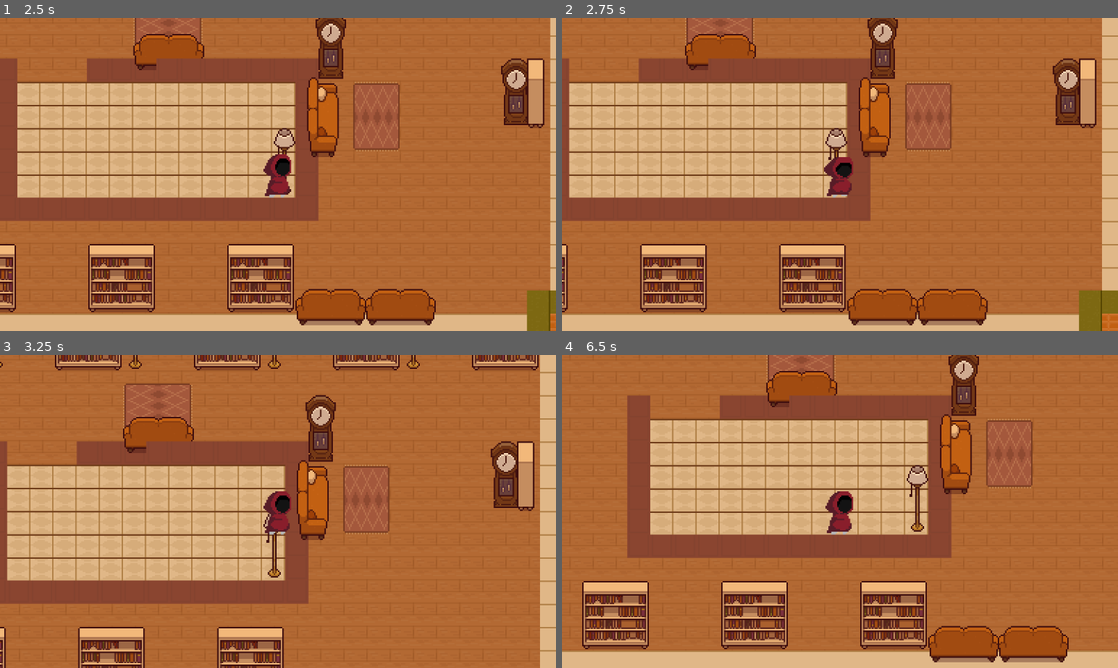
Above: before the commit, frames 1-4 (two rows, left to right).
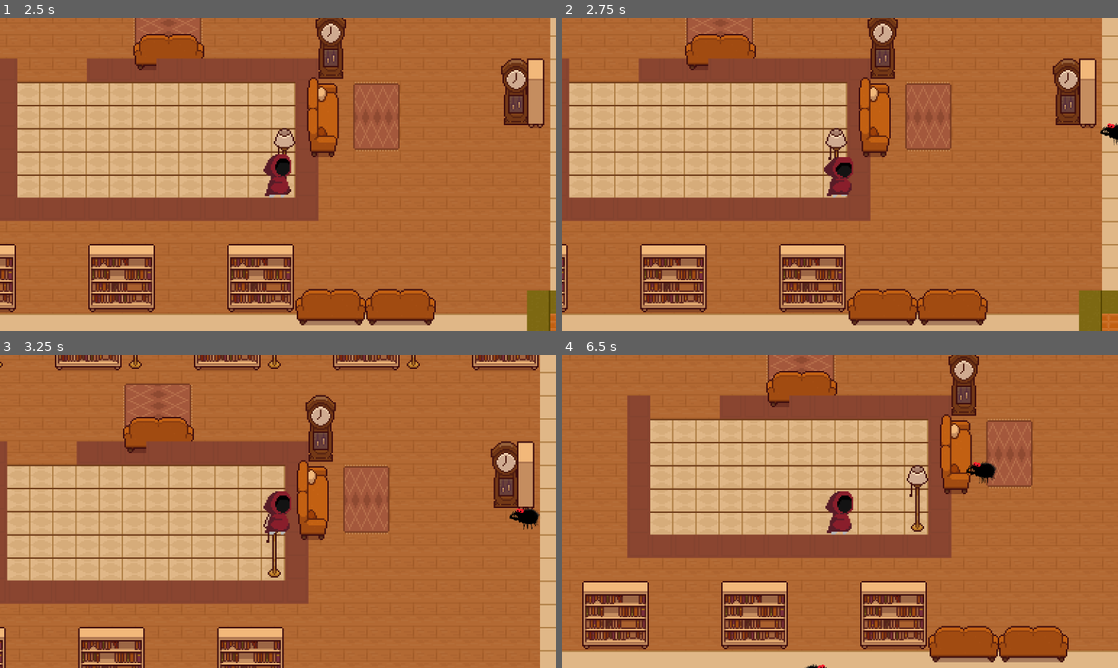
Above: after the commit, the same moments.

Repository: CarenNI/porao-das-aranhas
Game: Godot game, scene res://scenes/porao.tscn
Two runs of this game, one before a commit and one after it. Both use one fixed random seed, a clock stepped at 60 frames per second and the inputs below.
Inputs:
- Up to frame 1 (2.5 s): tap Enter at 0.5 s; hold Right (right) 0.53-1.28 s; hold Down (down) 1.28-2.03 s; hold Right (right) from 2.03 s (still down)
- Up to frame 2 (2.75 s): keep holding Right (right)
- Up to frame 3 (3.25 s): release Right (right) at 2.78 s; hold W (up) from 2.78 s (still down)
- Up to frame 4 (6.5 s): release W (up) at 3.53 s; hold Left (left) 3.53-5.03 s; hold Down (down) 5.03-5.78 s; hold Right (right) from 5.78 s (still down)

Frame 1 is identical in both runs. In frame 2, 0.1% of the frame differs, in the area x 96-100%, y 33-41%; in frame 3, 0.2%; in frame 4, 0.3%, in the area x 43-79%, y 34-100%.

Commit message:
aula-09: horda de aranhas

Diff:
--- /dev/null
+++ b/entities/inimigo.tscn
@@ -0,0 +1,241 @@
+[gd_scene format=3 uid="uid://cgeup2sykslsy"]
+
+[ext_resource type="Script" uid="uid://byptxmlubyae1" path="res://scripts/inimigo.gd" id="1_dc5j5"]
+[ext_resource type="Texture2D" uid="uid://b0fn53opq64gr" path="res://sprites/aranha.png" id="2_k3jr6"]
+
+[sub_resource type="AtlasTexture" id="AtlasTexture_xex7k"]
+atlas = ExtResource("2_k3jr6")
+region = Rect2(0, 0, 582, 394)
+
+[sub_resource type="AtlasTexture" id="AtlasTexture_h8vxb"]
+atlas = ExtResource("2_k3jr6")
+region = Rect2(582, 0, 582, 394)
+
+[sub_resource type="AtlasTexture" id="AtlasTexture_qsp1r"]
+atlas = ExtResource("2_k3jr6")
+region = Rect2(1164, 0, 582, 394)
+
+[sub_resource type="AtlasTexture" id="AtlasTexture_dg2rv"]
+atlas = ExtResource("2_k3jr6")
+region = Rect2(1746, 0, 582, 394)
+
+[sub_resource type="AtlasTexture" id="AtlasTexture_b30fx"]
+atlas = ExtResource("2_k3jr6")
+region = Rect2(2328, 0, 582, 394)
+
+[sub_resource type="AtlasTexture" id="AtlasTexture_xgb3y"]
+atlas = ExtResource("2_k3jr6")
+region = Rect2(0, 394, 582, 394)
+
+[sub_resource type="AtlasTexture" id="AtlasTexture_ak3ui"]
+atlas = ExtResource("2_k3jr6")
+region = Rect2(582, 394, 582, 394)
+
+[sub_resource type="AtlasTexture" id="AtlasTexture_oodrc"]
+atlas = ExtResource("2_k3jr6")
+region = Rect2(1164, 394, 582, 394)
+
+[sub_resource type="AtlasTexture" id="AtlasTexture_02nop"]
+atlas = ExtResource("2_k3jr6")
+region = Rect2(1746, 394, 582, 394)
+
+[sub_resource type="AtlasTexture" id="AtlasTexture_5431f"]
+atlas = ExtResource("2_k3jr6")
+region = Rect2(2328, 394, 582, 394)
+
+[sub_resource type="AtlasTexture" id="AtlasTexture_bf81h"]
+atlas = ExtResource("2_k3jr6")
+region = Rect2(0, 788, 582, 394)
+
+[sub_resource type="AtlasTexture" id="AtlasTexture_tn32x"]
+atlas = ExtResource("2_k3jr6")
+region = Rect2(582, 788, 582, 394)
+
+[sub_resource type="AtlasTexture" id="AtlasTexture_648ud"]
+atlas = ExtResource("2_k3jr6")
+region = Rect2(1164, 788, 582, 394)
+
+[sub_resource type="AtlasTexture" id="AtlasTexture_hjjr1"]
+atlas = ExtResource("2_k3jr6")
+region = Rect2(1746, 788, 582, 394)
+
+[sub_resource type="AtlasTexture" id="AtlasTexture_0tlu5"]
+atlas = ExtResource("2_k3jr6")
+region = Rect2(2328, 788, 582, 394)
+
+[sub_resource type="AtlasTexture" id="AtlasTexture_3wd4s"]
+atlas = ExtResource("2_k3jr6")
+region = Rect2(0, 1182, 582, 394)
+
+[sub_resource type="AtlasTexture" id="AtlasTexture_q7h7v"]
+atlas = ExtResource("2_k3jr6")
+region = Rect2(582, 1182, 582, 394)
+
+[sub_resource type="AtlasTexture" id="AtlasTexture_na0ft"]
+atlas = ExtResource("2_k3jr6")
+region = Rect2(1164, 1182, 582, 394)
+
+[sub_resource type="AtlasTexture" id="AtlasTexture_0dmug"]
+atlas = ExtResource("2_k3jr6")
+region = Rect2(1746, 1182, 582, 394)
+
+[sub_resource type="AtlasTexture" id="AtlasTexture_q54c4"]
+atlas = ExtResource("2_k3jr6")
+region = Rect2(2328, 1182, 582, 394)
+
+[sub_resource type="AtlasTexture" id="AtlasTexture_5kbmx"]
+atlas = ExtResource("2_k3jr6")
+region = Rect2(0, 1576, 582, 394)
+
+[sub_resource type="AtlasTexture" id="AtlasTexture_bn0qm"]
+atlas = ExtResource("2_k3jr6")
+region = Rect2(582, 1576, 582, 394)
+
+[sub_resource type="AtlasTexture" id="AtlasTexture_0f11w"]
+atlas = ExtResource("2_k3jr6")
+region = Rect2(1164, 1576, 582, 394)
+
+[sub_resource type="AtlasTexture" id="AtlasTexture_2hrdl"]
+atlas = ExtResource("2_k3jr6")
+region = Rect2(1746, 1576, 582, 394)
+
+[sub_resource type="AtlasTexture" id="AtlasTexture_rcnmo"]
+atlas = ExtResource("2_k3jr6")
+region = Rect2(2328, 1576, 582, 394)
+
+[sub_resource type="AtlasTexture" id="AtlasTexture_4aeik"]
+atlas = ExtResource("2_k3jr6")
+region = Rect2(0, 1970, 582, 394)
+
+[sub_resource type="AtlasTexture" id="AtlasTexture_gjymg"]
+atlas = ExtResource("2_k3jr6")
+region = Rect2(582, 1970, 582, 394)
+
+[sub_resource type="AtlasTexture" id="AtlasTexture_bimcu"]
+atlas = ExtResource("2_k3jr6")
+region = Rect2(1164, 1970, 582, 394)
+
+[sub_resource type="AtlasTexture" id="AtlasTexture_yaojv"]
+atlas = ExtResource("2_k3jr6")
+region = Rect2(1746, 1970, 582, 394)
+
+[sub_resource type="AtlasTexture" id="AtlasTexture_fhdy4"]
+atlas = ExtResource("2_k3jr6")
+region = Rect2(2328, 1970, 582, 394)
+
+[sub_resource type="SpriteFrames" id="SpriteFrames_wo4a7"]
+animations = [{
+"frames": [{
+"duration": 1.0,
+"texture": SubResource("AtlasTexture_xex7k")
+}, {
+"duration": 1.0,
+"texture": SubResource("AtlasTexture_h8vxb")
+}, {
+"duration": 1.0,
+"texture": SubResource("AtlasTexture_qsp1r")
+}, {
+"duration": 1.0,
+"texture": SubResource("AtlasTexture_dg2rv")
+}, {
+"duration": 1.0,
+"texture": SubResource("AtlasTexture_b30fx")
+}, {
+"duration": 1.0,
+"texture": SubResource("AtlasTexture_xgb3y")
+}, {
+"duration": 1.0,
+"texture": SubResource("AtlasTexture_ak3ui")
+}, {
+"duration": 1.0,
+"texture": SubResource("AtlasTexture_oodrc")
+}, {
+"duration": 1.0,
+"texture": SubResource("AtlasTexture_02nop")
+}, {
+"duration": 1.0,
+"texture": SubResource("AtlasTexture_5431f")
+}, {
+"duration": 1.0,
+"texture": SubResource("AtlasTexture_bf81h")
+}, {
+"duration": 1.0,
+"texture": SubResource("AtlasTexture_tn32x")
+}, {
+"duration": 1.0,
+"texture": SubResource("AtlasTexture_648ud")
+}, {
+"duration": 1.0,
+"texture": SubResource("AtlasTexture_hjjr1")
+}, {
+"duration": 1.0,
+"texture": SubResource("AtlasTexture_0tlu5")
+}, {
+"duration": 1.0,
+"texture": SubResource("AtlasTexture_3wd4s")
+}, {
+"duration": 1.0,
+"texture": SubResource("AtlasTexture_q7h7v")
+}, {
+"duration": 1.0,
+"texture": SubResource("AtlasTexture_na0ft")
+}, {
+"duration": 1.0,
+"texture": SubResource("AtlasTexture_0dmug")
+}, {
+"duration": 1.0,
+"texture": SubResource("AtlasTexture_q54c4")
+}, {
+"duration": 1.0,
+"texture": SubResource("AtlasTexture_5kbmx")
+}, {
+"duration": 1.0,
+"texture": SubResource("AtlasTexture_bn0qm")
+}, {
+"duration": 1.0,
+"texture": SubResource("AtlasTexture_0f11w")
+}, {
+"duration": 1.0,
+"texture": SubResource("AtlasTexture_2hrdl")
+}, {
+"duration": 1.0,
+"texture": SubResource("AtlasTexture_rcnmo")
+}, {
+"duration": 1.0,
+"texture": SubResource("AtlasTexture_4aeik")
+}, {
+"duration": 1.0,
+"texture": SubResource("AtlasTexture_gjymg")
+}, {
+"duration": 1.0,
+"texture": SubResource("AtlasTexture_bimcu")
+}, {
+"duration": 1.0,
+"texture": SubResource("AtlasTexture_yaojv")
+}, {
+"duration": 1.0,
+"texture": SubResource("AtlasTexture_fhdy4")
+}],
+"loop": 1,
+"name": &"default",
+"speed": 20.0
+}]
+
+[sub_resource type="RectangleShape2D" id="RectangleShape2D_wo4a7"]
+size = Vector2(10, 6)
+
+[node name="Inimigo" type="CharacterBody2D" unique_id=268713974 groups=["inimigo"]]
+collision_layer = 4
+collision_mask = 5
+motion_mode = 1
+script = ExtResource("1_dc5j5")
+
+[node name="AnimatedSprite2D" type="AnimatedSprite2D" parent="." unique_id=432321606]
+z_index = 1
+scale = Vector2(0.04, 0.04)
+sprite_frames = SubResource("SpriteFrames_wo4a7")
+autoplay = "default"
+
+[node name="CollisionShape2D" type="CollisionShape2D" parent="." unique_id=465047391]
+position = Vector2(-0.3, 4.3)
+shape = SubResource("RectangleShape2D_wo4a7")
--- a/entities/jogador.tscn
+++ b/entities/jogador.tscn
@@ -111,7 +111,8 @@
 [sub_resource type="RectangleShape2D" id="RectangleShape2D_wo4a7"]
 size = Vector2(10, 6)
 
-[node name="Jogador" type="CharacterBody2D" unique_id=1339095115]
+[node name="Jogador" type="CharacterBody2D" unique_id=1339095115 groups=["player"]]
+collision_layer = 2
 motion_mode = 1
 script = ExtResource("1_mi7s2")
 
--- a/project.godot
+++ b/project.godot
@@ -48,6 +48,12 @@
 ]
 }
 
+[layer_names]
+
+2d_physics/layer_1="mundo"
+2d_physics/layer_2="jogador"
+2d_physics/layer_3="inimigo"
+
 [physics]
 
 3d/physics_engine="Jolt Physics"
--- a/scenes/porao.tscn
+++ b/scenes/porao.tscn
@@ -1,9 +1,13 @@
 [gd_scene format=4 uid="uid://pfie7a65ctcm"]
 
 [ext_resource type="TileSet" uid="uid://cjv37r2ggyk7s" path="res://tiles/porao.tres" id="1_3sq85"]
+[ext_resource type="Script" uid="uid://rcxd175mt5sf" path="res://scripts/porao.gd" id="1_5nh10"]
 [ext_resource type="PackedScene" uid="uid://dgubofuviyd26" path="res://entities/jogador.tscn" id="2_iebd6"]
+[ext_resource type="PackedScene" uid="uid://cgeup2sykslsy" path="res://entities/inimigo.tscn" id="3_5nh10"]
 
 [node name="Porao" type="Node2D" unique_id=2128207612]
+script = ExtResource("1_5nh10")
+cena_inimigo = ExtResource("3_5nh10")
 metadata/_edit_horizontal_guides_ = [7865.0]
 
 [node name="chao" type="TileMapLayer" parent="." unique_id=2026408858]
@@ -16,3 +20,23 @@
 
 [node name="Jogador" parent="." unique_id=1339095115 instance=ExtResource("2_iebd6")]
 position = Vector2(320, 192)
+
+[node name="Nascedouros" type="Node2D" parent="." unique_id=1187802944]
+
+[node name="Esquerda" type="Marker2D" parent="Nascedouros" unique_id=1320169061]
+position = Vector2(20, 192)
+
+[node name="Direita" type="Marker2D" parent="Nascedouros" unique_id=1445415740]
+position = Vector2(630, 192)
+
+[node name="Cima" type="Marker2D" parent="Nascedouros" unique_id=1417290340]
+position = Vector2(330, 30)
+
+[node name="Baixo" type="Marker2D" parent="Nascedouros" unique_id=1314697775]
+position = Vector2(340, 360)
+
+[node name="Horda" type="Timer" parent="." unique_id=775200258]
+wait_time = 2.0
+autostart = true
+
+[connection signal="timeout" from="Horda" to="." method="_on_horda_timeout"]
--- /dev/null
+++ b/scripts/inimigo.gd
@@ -0,0 +1,18 @@
+# Baseado no roteiro da Aula 09; flip_h adicionado com ajuda de IA (Claude)
+extends CharacterBody2D
+
+@export var velocidade: float = 40.0
+
+@onready var anim: AnimatedSprite2D = $AnimatedSprite2D
+
+
+func _physics_process(_delta: float) -> void:
+	var jogador := get_tree().get_first_node_in_group("player") as Node2D
+	if jogador == null:
+		return
+
+	velocity = global_position.direction_to(jogador.global_position) * velocidade
+	move_and_slide()
+
+	# A aranha olha para o lado em que anda.
+	anim.flip_h = velocity.x < 0
--- /dev/null
+++ b/scripts/porao.gd
@@ -0,0 +1,15 @@
+# Baseado no roteiro da Aula 09 (vila.gd), adaptado para o porão
+extends Node2D
+
+@export var cena_inimigo: PackedScene
+
+@onready var horda: Timer = $Horda
+
+
+func _on_horda_timeout() -> void:
+	var inimigo := cena_inimigo.instantiate()
+	inimigo.global_position = $Nascedouros.get_children().pick_random().global_position
+	add_child(inimigo)
+
+	# A horda aperta: cada aranha chega um pouco mais cedo que a anterior.
+	horda.wait_time = max(0.5, horda.wait_time * 0.95)
Not shown, added: scripts/inimigo.gd.uid
Not shown, added: scripts/porao.gd.uid
